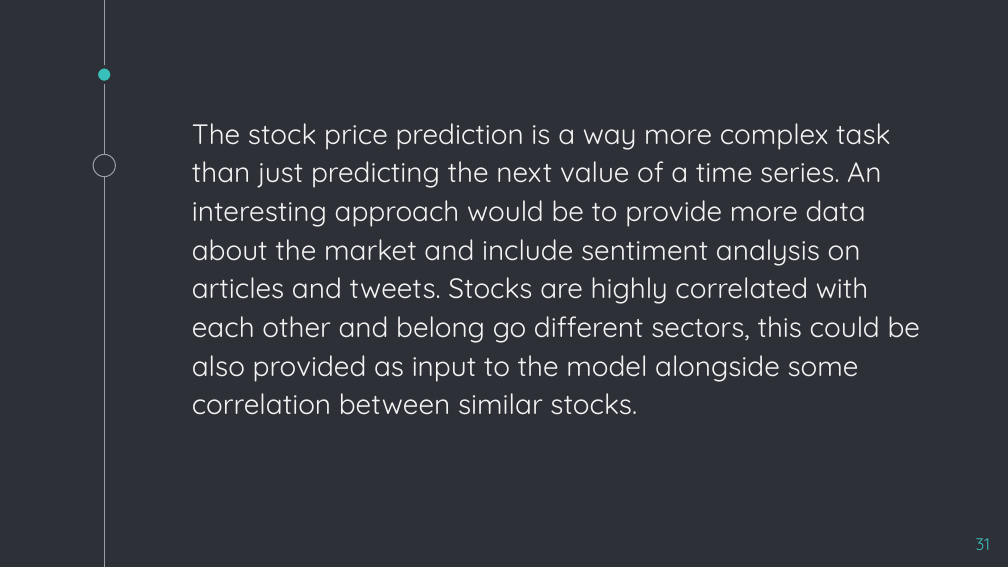
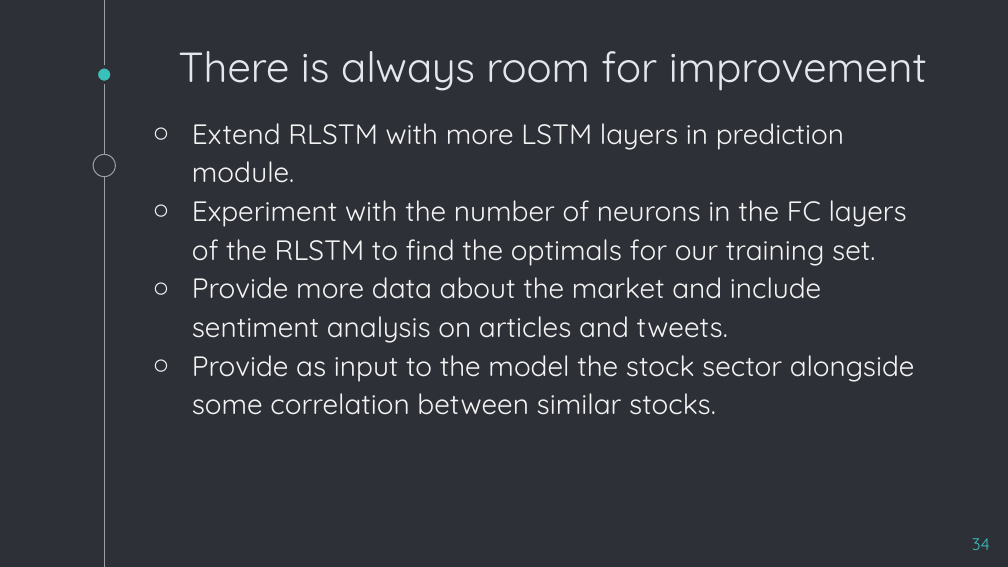
Before and after one commit to karabasisilias92/deep-neural-nets-stock-prediction-models, a slide deck: slide 34 of Deep Neural Nets - Presentation.pptx (slide 31 before the commit). Drawn at 1008x567 pixels with LibreOffice and Linux fonts; fonts in the diff are those of the drawing. Boxes give left, top, right and bottom in pixels: in the first picture for what was removed or moved away, otherwise in the second. Text is boxed around its words. In the diff, an @@ line names an element or a change of style, - is before the commit and + after.

Commit message:
update pptx

```diff
--- a/Deep Neural Nets - Presentation.pptx
+++ b/Deep Neural Nets - Presentation.pptx
@@ title added at box(178, 51, 927, 91), 30 pt, text #E2E7EE @@
+There is always room for improvement
@@ text at box(192, 123, 915, 415): text changed @@
-The stock price prediction is a way more complex task than just predicting the next value of a time series. An interesting approach would be to provide more data about the market and include sentiment analysis on articles and tweets. Stocks are highly correlated with each other and belong go different sectors, this could be also provided as input to the model alongside some correlation between similar stocks.
+○ Extend RLSTM with more LSTM layers in prediction module.
+○ Experiment with the number of neurons in the FC layers of the RLSTM to find the optimals for our training set.
+○ Provide more data about the market and include sentiment analysis on articles and tweets.
+○ Provide as input to the model the stock sector alongside some correlation between similar stocks.
@@ page number at box(972, 538, 990, 550): text changed @@
-31
+34
```
Also in this commit, not shown: 18 other slides changed, 8 slides added, 5 slides removed.
